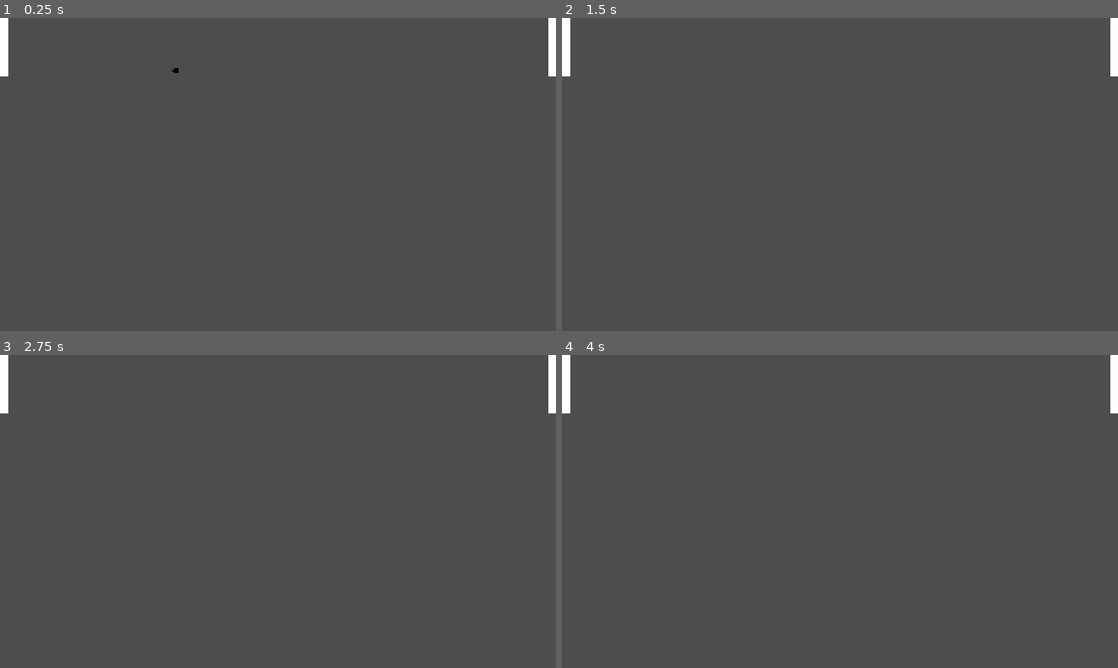
Above: before the commit, frames 1-4 (two rows, left to right).
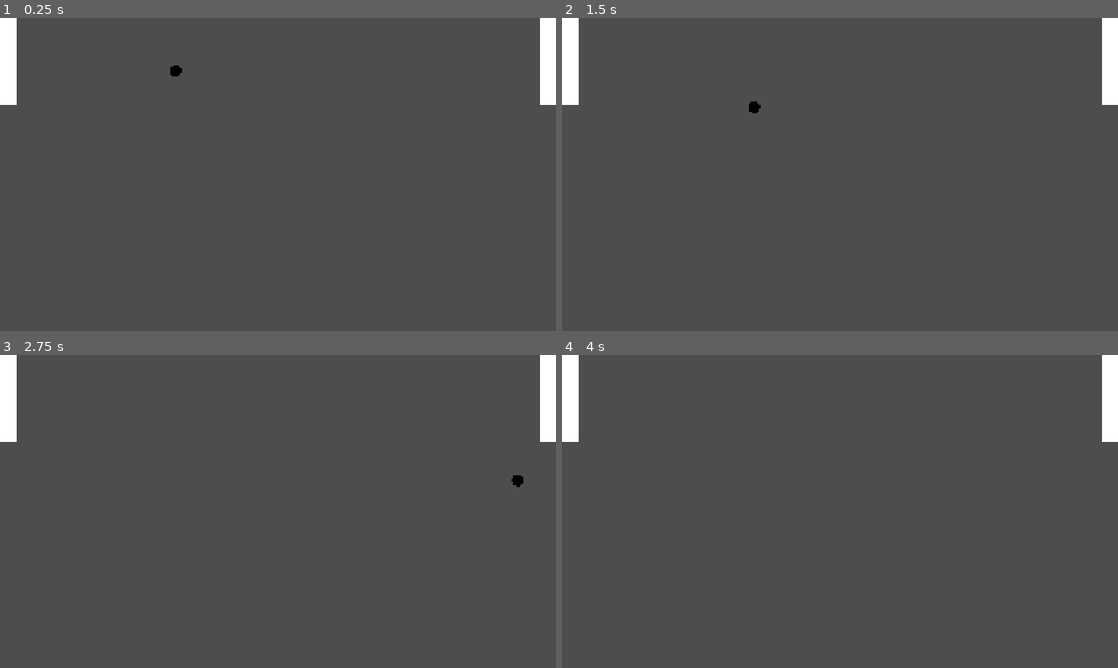
Above: after the commit, the same moments.

Repository: ddahon/pong-godot
Game: Godot game, scene res://main.tscn
The game is run twice, just before and just after one commit, with the same random seed, the same clock (stepped at 60 frames per second) and the same inputs.
Inputs:
- Up to frame 1 (0.25 s): no input
- Up to frame 2 (1.5 s): no input
- Up to frame 3 (2.75 s): no input
- Up to frame 4 (4 s): tap Enter at 3.5 s

The runs differ from the first frame. In frame 1, 1.1% of the frame differs, in the area x 0-100%, y 0-28%; in frame 2, 1.2%, in the area x 0-100%, y 0-31%; in frame 3, 1.2%; in frame 4, 1.1%.

Commit message:
added score

Diff:
--- /dev/null
+++ b/arena_border.tscn
@@ -0,0 +1,10 @@
+[gd_scene load_steps=2 format=3 uid="uid://cfv5474w3m1vy"]
+
+[sub_resource type="SegmentShape2D" id="SegmentShape2D_20nua"]
+b = Vector2(0, 1080)
+
+[node name="ArenaBorder" type="Area2D"]
+collision_mask = 4
+
+[node name="CollisionShape2D" type="CollisionShape2D" parent="."]
+shape = SubResource("SegmentShape2D_20nua")
--- a/ball.tscn
+++ b/ball.tscn
@@ -10,6 +10,7 @@
 [sub_resource type="CircleShape2D" id="CircleShape2D_41u45"]
 
 [node name="Ball" type="RigidBody2D"]
+collision_layer = 5
 mass = 0.001
 physics_material_override = SubResource("PhysicsMaterial_41u45")
 gravity_scale = 0.0
@@ -18,6 +19,7 @@
 script = ExtResource("1_41u45")
 
 [node name="CollisionShape2D" type="CollisionShape2D" parent="."]
+scale = Vector2(2, 2)
 shape = SubResource("CircleShape2D_41u45")
 
 [node name="Sprite2D" type="Sprite2D" parent="CollisionShape2D"]
--- a/main.tscn
+++ b/main.tscn
@@ -1,19 +1,22 @@
-[gd_scene load_steps=5 format=3 uid="uid://6ddaon0b7ru6"]
+[gd_scene load_steps=6 format=3 uid="uid://6ddaon0b7ru6"]
 
 [ext_resource type="Script" uid="uid://dsps1nqnt4in1" path="res://main.gd" id="1_qgcia"]
 [ext_resource type="PackedScene" uid="uid://yuq1bd57urfg" path="res://player.tscn" id="2_0xm2m"]
 [ext_resource type="PackedScene" uid="uid://cw6gyp7u42wve" path="res://ball.tscn" id="3_h2yge"]
 [ext_resource type="PackedScene" uid="uid://d1pdcw6l4tuay" path="res://wall.tscn" id="4_1bvp3"]
+[ext_resource type="PackedScene" uid="uid://cfv5474w3m1vy" path="res://arena_border.tscn" id="5_lquwl"]
 
 [node name="Node2D" type="Node2D"]
 script = ExtResource("1_qgcia")
 
 [node name="Player1" parent="." instance=ExtResource("2_0xm2m")]
+scale = Vector2(2, 1.5)
 up_control = &"up_p1"
 down_control = &"down_p1"
 
 [node name="Player2" parent="." instance=ExtResource("2_0xm2m")]
-position = Vector2(1890, 0)
+position = Vector2(1860, 0)
+scale = Vector2(2, 1.5)
 up_control = &"up_p2"
 down_control = &"down_p2"
 
@@ -24,3 +27,10 @@
 
 [node name="BottomWall" parent="." instance=ExtResource("4_1bvp3")]
 position = Vector2(0, 1080)
+
+[node name="LeftBorder" parent="." instance=ExtResource("5_lquwl")]
+
+[node name="RightBorder" parent="." instance=ExtResource("5_lquwl")]
+position = Vector2(1920, 0)
+
+[connection signal="body_entered" from="LeftBorder" to="Player1" method="_on_left_border_body_entered"]
--- a/player.gd
+++ b/player.gd
@@ -2,9 +2,16 @@
 
 @onready var paddle: Paddle = $Paddle
 
-@export var speed: float = 500
+@export var speed: float = 1000
 @export var up_control: StringName
 @export var down_control: StringName
 
+var score: int = 0
+
 func _physics_process(delta):
 	paddle.velocity.y = Input.get_axis(up_control, down_control) * speed
+
+
+func _on_left_border_body_entered(body: Node2D) -> void:
+	score += 1
+	print_debug(score)
